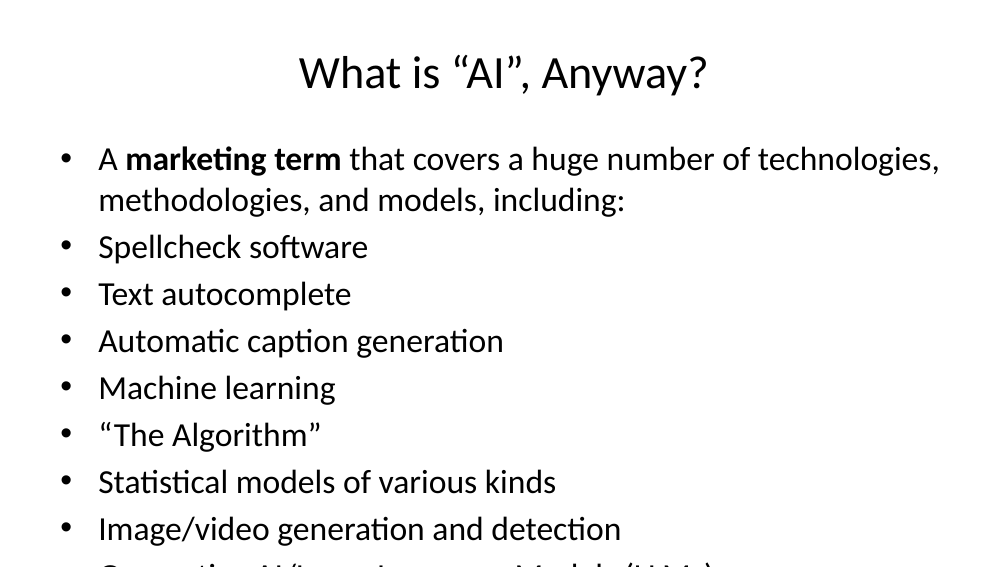
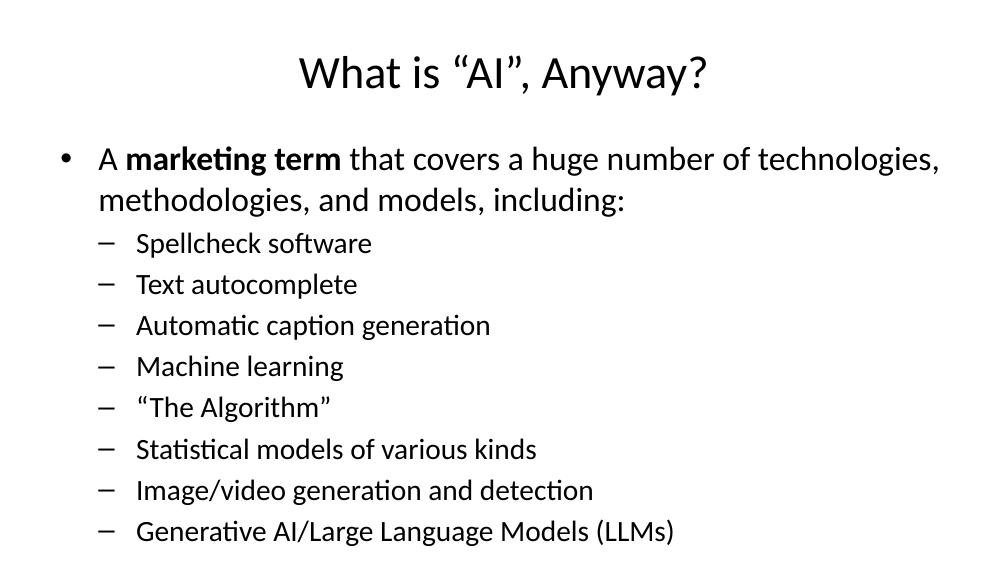
Before and after one commit to SussexPsychMethods/and_lectures, a slide deck: slide 30 of 2026/lecture_01.pptx (slide 29 before the commit). Drawn at 1008x567 pixels with LibreOffice and Linux fonts; fonts in the diff are those of the drawing. Boxes give left, top, right and bottom in pixels: in the first picture for what was removed or moved away, otherwise in the second. Text is boxed around its words. In the diff, an @@ line names an element or a change of style, - is before the commit and + after.

```diff
--- a/2026/lecture_01.pptx
+++ b/2026/lecture_01.pptx
@@ text at box(136, 232, 675, 546): size 24 to 21 pt in "Spellcheck software", "Text autocomplete", "Automatic caption generation", "Machine learning" and 4 more places; bullet • to –; list level 1 to 2 in "Spellcheck software"; list level 1 to 2 in "Text autocomplete"; list level 1 to 2 in "Automatic caption generation"; list level 1 to 2 in "Machine learning"; list level 1 to 2 in "“The Algorithm”"; list level 1 to 2 in "Statistical models of various kinds"; list level 1 to 2 in "Image/video generation and detection"; list level 1 to 2 in "Generative AI/Large Language Models (LLMs)" @@
```
Also in this commit, not shown: 1 other slide changed, 1 slide added, 1 other file.
